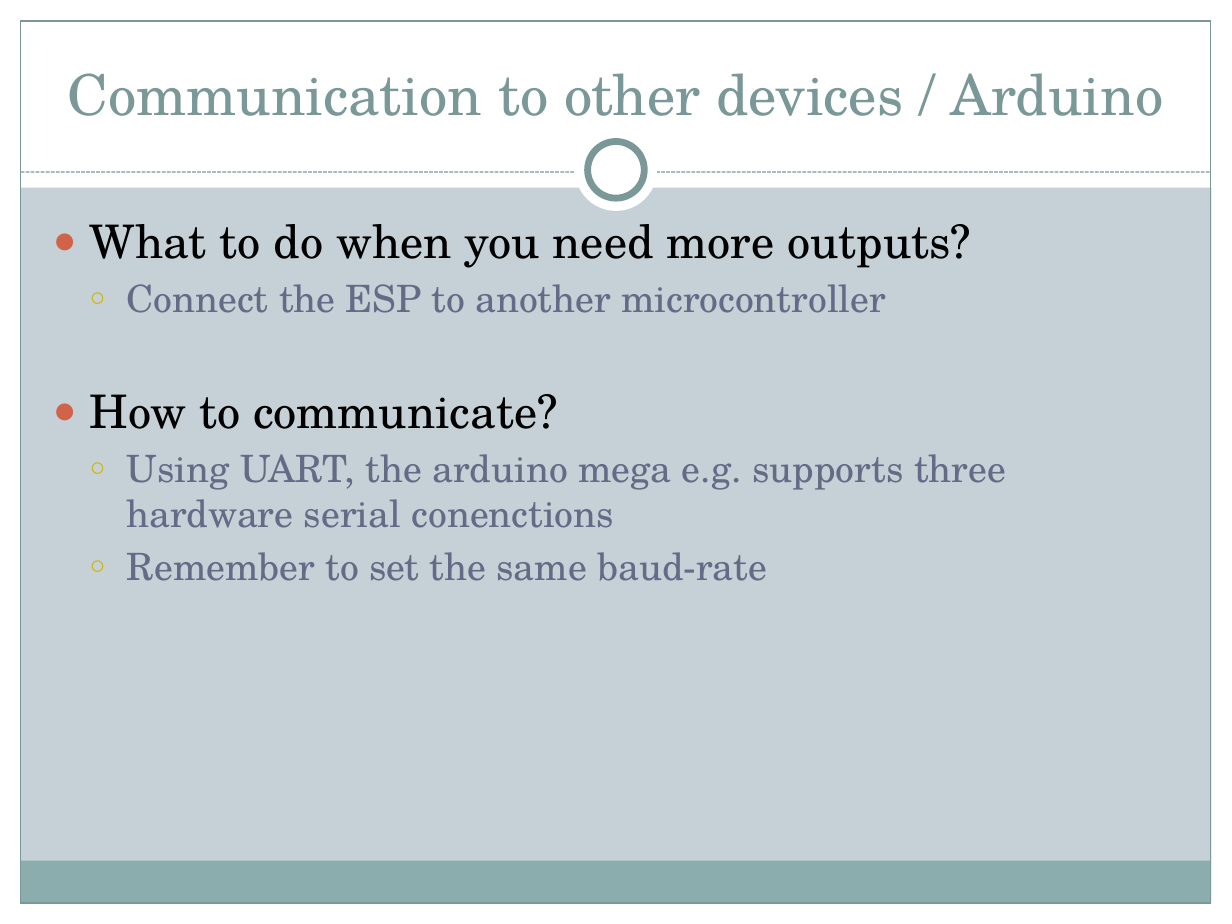
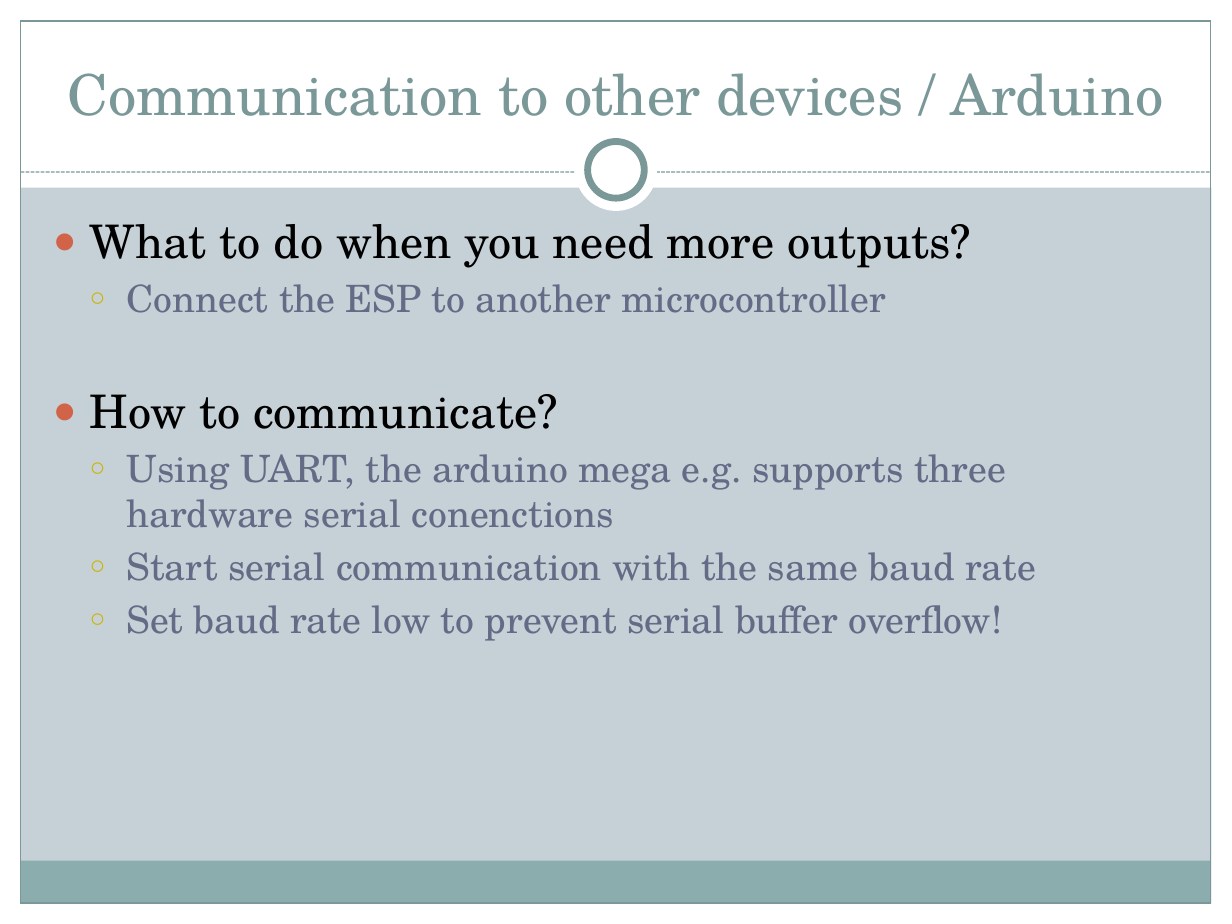
Before and after one commit to AlexKimmig/E-Portfolio-ESP8266, a slide deck: slide 12 of Presentation/Presentation E-Portfolio ES8266.pptx. Drawn at 1232x924 pixels with LibreOffice and Linux fonts; fonts in the diff are those of the drawing. Boxes give left, top, right and bottom in pixels: in the first picture for what was removed or moved away, otherwise in the second. Text is boxed around its words. In the diff, an @@ line names an element or a change of style, - is before the commit and + after.

```diff
--- a/Presentation/Presentation E-Portfolio ES8266.pptx
+++ b/Presentation/Presentation E-Portfolio ES8266.pptx
@@ text at (x1=127, y1=552, x2=1036, y2=641): text changed @@
-  ○ Remember to set the same baud-rate
+  ○ Start serial communication with the same baud rate
+  ○ Set baud rate low to prevent serial buffer overflow!
```
Also in this commit, not shown: 2 other slides changed, 4 slides added, 7 other files.
